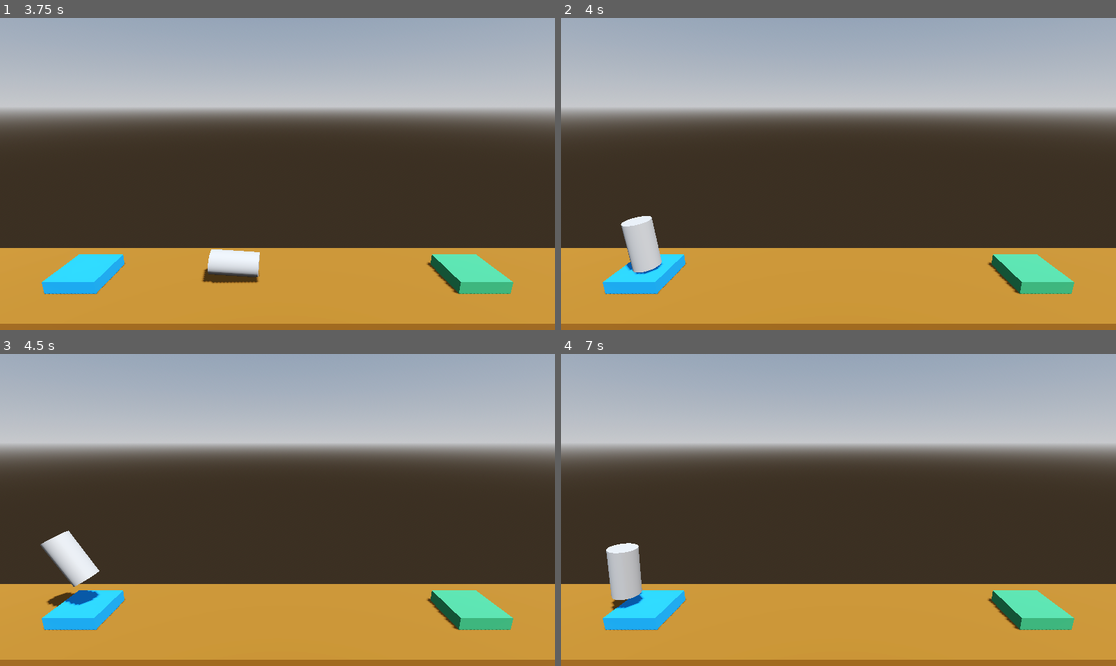
Above: before the commit, frames 1-4 (two rows, left to right).
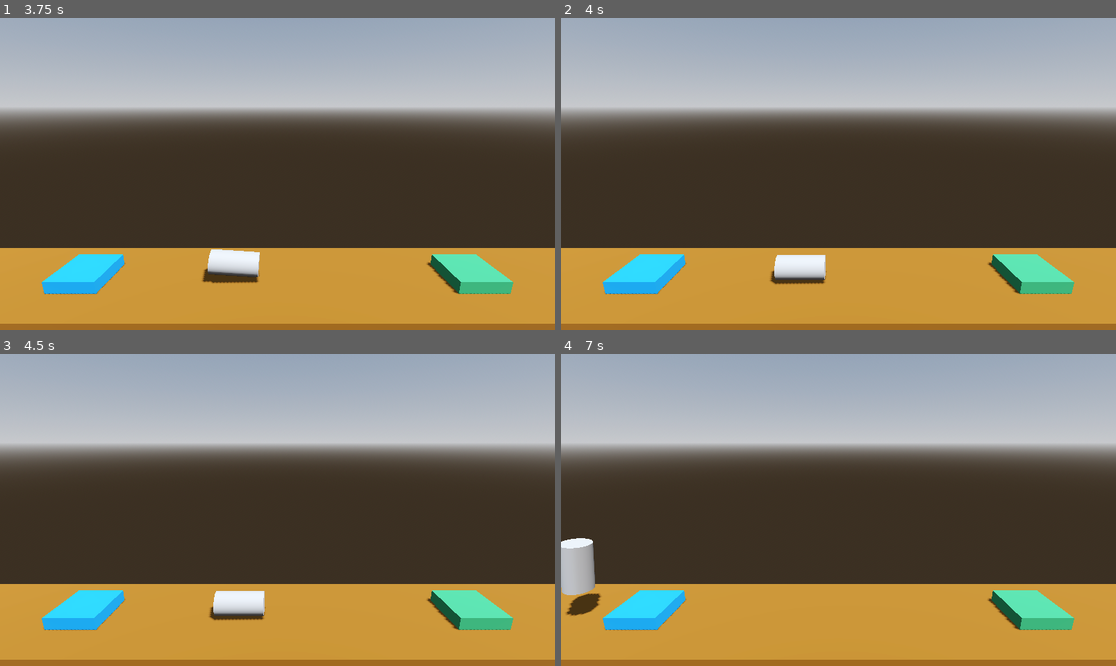
Above: after the commit, the same moments.

Repository: BerkayOzercan/Tutorial-Godot-Project-Boost
Game: Godot game, scene res://Levels/level_1.tscn
Two runs of this game, one before a commit and one after it. Both use one fixed random seed, a clock stepped at 60 frames per second and the inputs below.
Inputs:
- Up to frame 1 (3.75 s): tap Enter at 0.5 s; hold D (rotate_right) 0.53-1.28 s; hold Space (boost) 0.53-1.28 s; hold A (rotate_left) 1.28-2.03 s; tap Space (boost) at 1.35, 2.85 s; hold Space (boost) 2.03-2.78 s; hold D (rotate_right) 2.03-3.53 s; hold A (rotate_left) from 3.53 s (still down); hold Space (boost) from 3.53 s (still down)
- Up to frame 2 (4 s): keep holding A (rotate_left); keep holding Space (boost)
- Up to frame 3 (4.5 s): keep holding A (rotate_left); release Space (boost) at 4.28 s; tap Space (boost) at 4.35 s
- Up to frame 4 (7 s): hold Space (boost) 5.03-5.78 s; release A (rotate_left) at 5.78 s; hold D (rotate_right) from 5.78 s (still down); tap Space (boost) at 5.85 s; hold Space (boost) from 6.53 s (still down)

Frame 1 is identical in both runs. In frame 2, 1.9% of the frame differs, in the area x 10-48%, y 63-86%; in frame 3, 2.1%; in frame 4, 2.5%, in the area x 0-15%, y 59-84%.

Commit message:
Edit : tweens test

Diff:
--- a/Scripts/Player.gd
+++ b/Scripts/Player.gd
@@ -5,6 +5,8 @@
 
 ##Set the torque power value
 @export_range(50.0, 150.0) var torquePower : float = 100.0;
+
+var is_transitioning : bool = false
 
 # Called every frame. 'delta' is the elapsed time since the previous frame.
 func _process(delta: float) -> void:
@@ -20,16 +22,28 @@
 		apply_torque(Vector3(0.0, 0.0, -torquePower * delta))
 
 func _on_body_entered(body:Node) -> void:
-	if "Goal" in body.get_groups():
-		_complete_level(body.level_file_path)
-	elif "Hazard" in body.get_groups():
-		_crash_sequence()
+	if is_transitioning == false:
+		if "Goal" in body.get_groups():
+			_complete_level(body.level_file_path)
+		elif "Hazard" in body.get_groups():
+			_crash_sequence()
 
 func _complete_level(next_level: String) -> void:
-	get_tree().change_scene_to_file(next_level)
+	set_process(false)
+	is_transitioning = true
+	var tween = create_tween()
+	tween.tween_interval(1.0)
+	tween.tween_callback(
+		get_tree().change_scene_to_file.bind(next_level)
+	)
 	print("You Win!")
 
 
+
 func _crash_sequence() -> void:
-	get_tree().reload_current_scene()
+	set_process(false)
+	is_transitioning = true
+	var tween = create_tween()
+	tween.tween_interval(1.0)
+	tween.tween_callback(get_tree().reload_current_scene)
 	print("Kaboom!")
